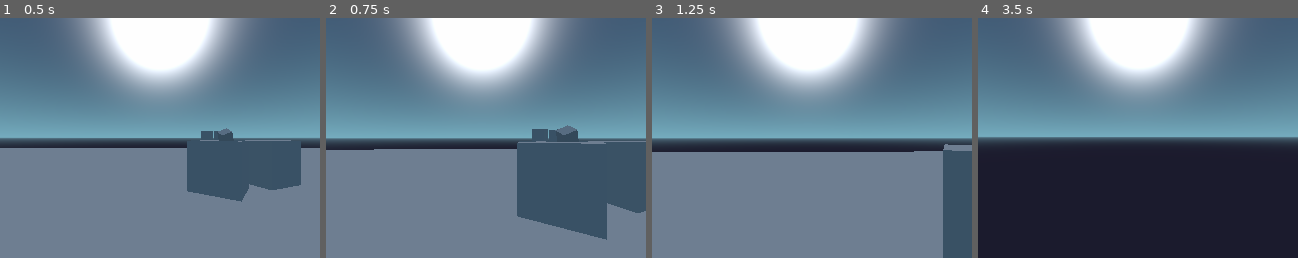
Above: before the commit, frames 1-4 (left to right).
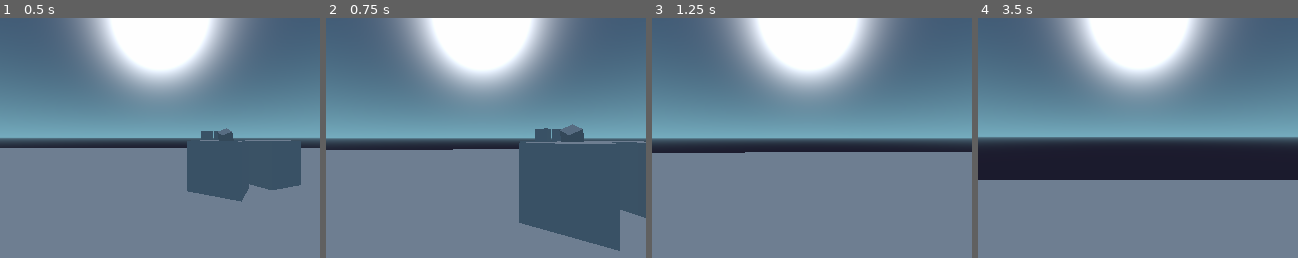
Above: after the commit, the same moments.

Repository: monokrome/Vix
Game: Godot game, scene res://scenes/universe.tscn
Two runs of this game, one before a commit and one after it. Both use one fixed random seed, a clock stepped at 60 frames per second and the inputs below.
Inputs (mouse positions are in pixels of both pictures, inside the frame that each line leads up to):
- Up to frame 1 (0.5 s): no input
- Up to frame 2 (0.75 s): tap Enter at 0.5 s; move the mouse to (502, 138) at 0.52 s; hold W from 0.53 s (still down); hold Shift from 0.53 s (still down)
- Up to frame 3 (1.25 s): keep holding W; keep holding Shift
- Up to frame 4 (3.5 s): keep holding W; move the mouse to (1122, 138) at 1.27 s; release Shift at 1.28 s; tap Shift at 1.35, 2.85 s; move the mouse to (1144, 133) at 2.02 s; hold Shift 2.03-2.78 s; move the mouse to (1134, 142) at 2.77 s

Frame 1 is identical in both runs. In frame 2, 2.3% of the frame differs, in the area x 15-100%, y 44-98%; in frame 3, 4.4%; in frame 4, 32%, in the area x 0-100%, y 67-100%.

Commit message:
Add sprinting

Diff:
--- a/scenes/player.tscn
+++ b/scenes/player.tscn
@@ -23,8 +23,10 @@
 script = ExtResource( 1 )
 mouse_x_sensitivity_factor = 0.08
 mouse_y_sensitivity_factor = 0.08
-movement_speed_factor = 15
-acceleration_speed_factor = 15
+movement_speed_factor = 4
+acceleration_speed_factor = 0.7
+sprint_speed_factor = 3.4
+sprint_acceleration_factor = 1.6
 
 [node name="Viewpoint" type="Camera" parent="." index="0"]
 
--- a/scripts/player.gd
+++ b/scripts/player.gd
@@ -5,8 +5,11 @@
 export(float) var mouse_x_sensitivity_factor = 0.08
 export(float) var mouse_y_sensitivity_factor = 0.08
 
-export(float) var movement_speed_factor = 15
-export(float) var acceleration_speed_factor = 15
+export(float) var movement_speed_factor = 4
+export(float) var acceleration_speed_factor = 0.7
+
+export(float) var sprint_speed_factor = 3.4
+export(float) var sprint_acceleration_factor = 1.6
 
 
 var EVENT_HANDLERS = {}
@@ -39,8 +42,9 @@
 
 
 func _physics_process(delta):
+	var acceleration_speed
+	var actual_velocity
 	var destination
-	var actual_velocity
 
 	# Normalize movement direction
 	movement = movement.normalized()
@@ -51,7 +55,13 @@
 	# Calculate our movement velocity
 	destination = movement * movement_speed_factor
 
-	actual_velocity = actual_velocity.linear_interpolate(movement, delta * acceleration_speed_factor)
+	acceleration_speed = acceleration_speed_factor
+
+	if Input.is_key_pressed(KEY_SHIFT):
+		actual_velocity *= sprint_speed_factor
+		acceleration_speed *= sprint_acceleration_factor
+
+	actual_velocity = actual_velocity.linear_interpolate(movement, delta * acceleration_speed)
 
 	self.move_and_slide(actual_velocity, Vector3(0, movement_speed_factor, 0), 0.05, 4, deg2rad(MAX_SLOPE_ANGLE))
 
